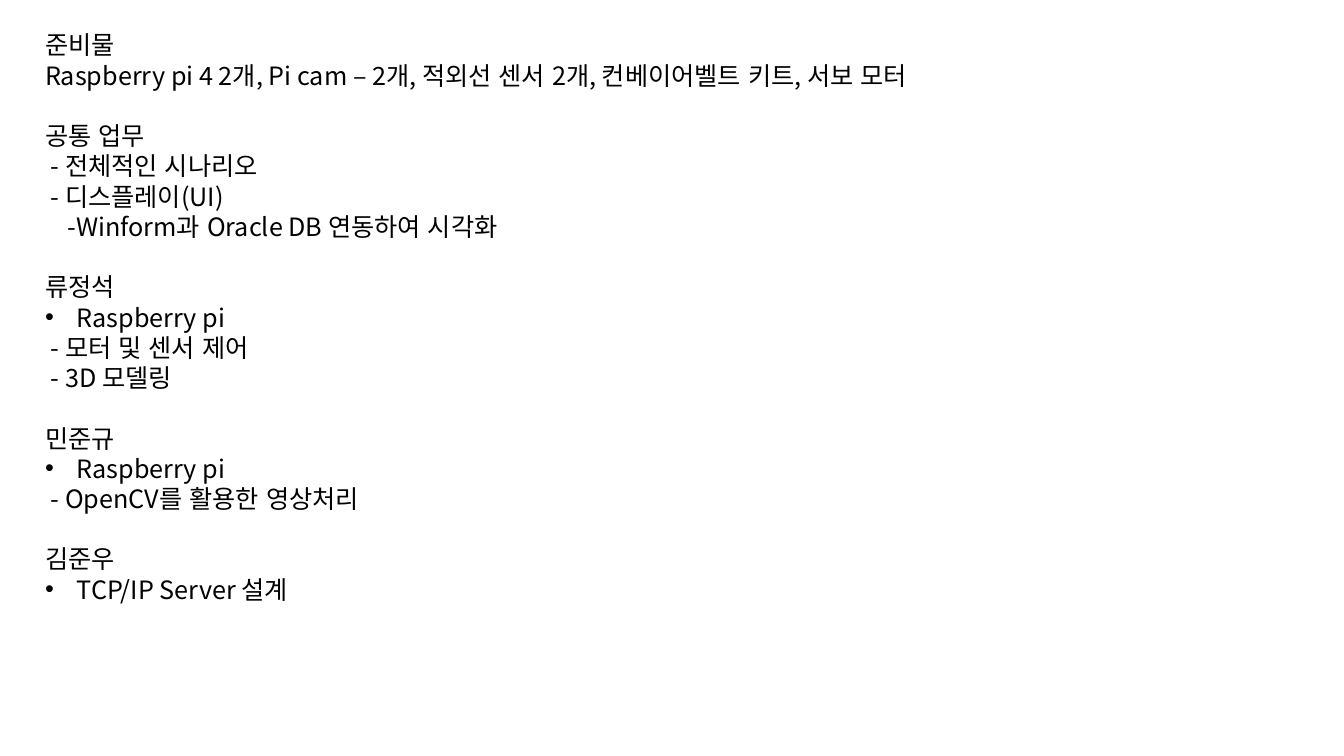
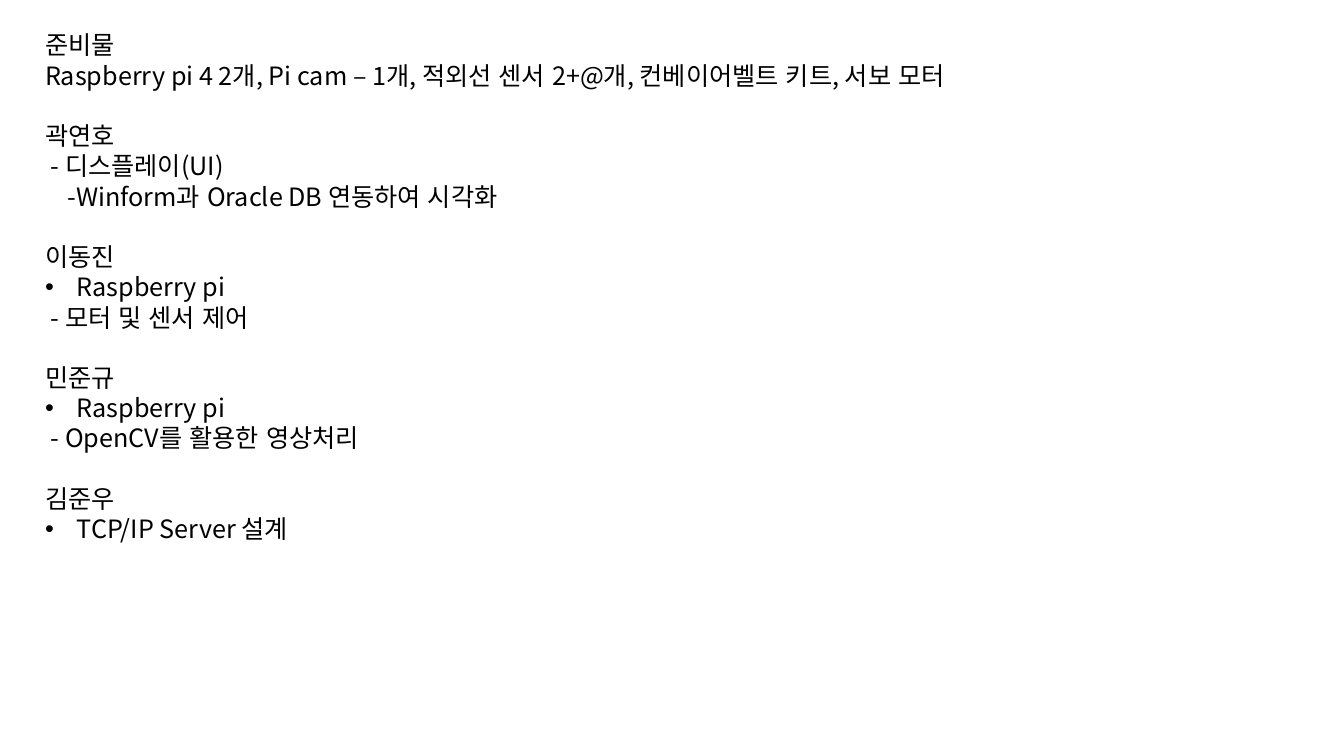
Before and after one commit to ANU-SmartFactory2021/ANU-SmartFactory2021, a slide deck: slide 3 of doc/01. 프로젝트 설계/01. 소프트웨어 요구사항 명세서/2조 구조.pptx. Drawn at 1344x756 pixels with LibreOffice and Linux fonts; fonts in the diff are those of the drawing. Boxes give left, top, right and bottom in pixels: in the first picture for what was removed or moved away, otherwise in the second. Text is boxed around its words. In the diff, an @@ line names an element or a change of style, - is before the commit and + after.

```diff
--- a/doc/01. 프로젝트 설계/01. 소프트웨어 요구사항 명세서/2조 구조.pptx
+++ b/doc/01. 프로젝트 설계/01. 소프트웨어 요구사항 명세서/2조 구조.pptx
@@ text at [45,64,944,147]: text changed @@
-Raspberry pi 4 2개, Pi cam – 2개, 적외선 센서 2개, 컨베이어벨트 키트, 서보 모터
-공통 업무
-- 전체적인 시나리오
+Raspberry pi 4 2개, Pi cam – 1개, 적외선 센서 2+@개, 컨베이어벨트 키트, 서보 모터
+곽연호
@@ text at [45,245,115,268]: text changed @@
-류정석
+이동진
@@ text at [65,366,172,389]: paragraph removed @@
-- 3D 모델링
```
Also in this commit, not shown: 1 other slide changed, 1 other file.
